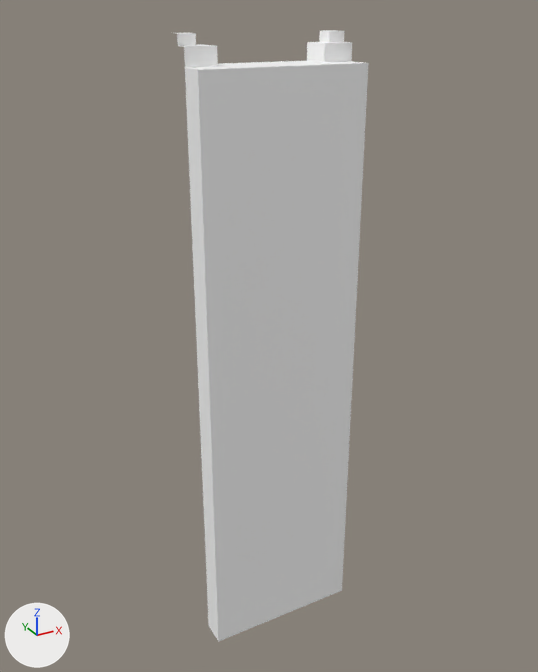
The glTF model assets/synty/simple_fantasy/models/SF_Bld_Elven_Stream_Fall_01.glb: old version first, new version second.
Rendered twice from a 50 mm lens placed at (-0.0609, -0.1148, 0.0089), pointed at (0.0006, -0.0031, -0.0469). The axes (+X, +Y, +Z) are drawn at lower left. The lights are the same throughout.

Objects in the first picture: 'SF_Env_Elven_Stream_Fall_01'.
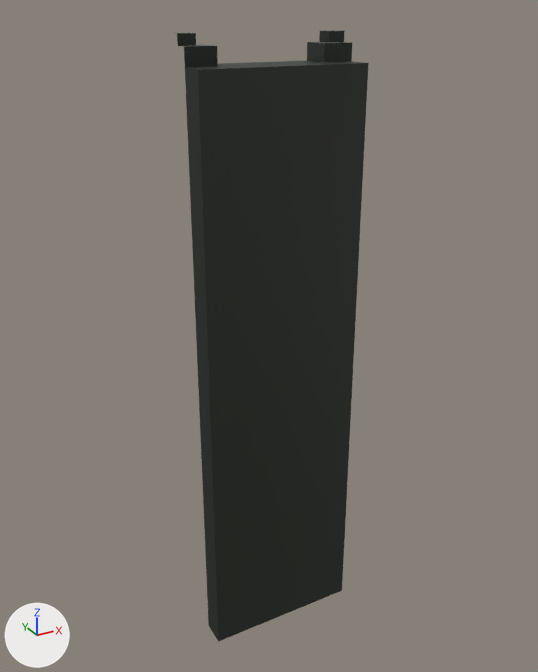
What differs and where, as boxes (x1, y1, x2, y2) in the pictures (538 x 672 px):
'SF_Env_Elven_Stream_Fall_01', surface changed (grey to black): (177, 30, 368, 642) in both

What changed in the scene script:
```text
Add img_undead_footman_01:
    img_undead_footman_01 = load_image('Undead_Footman_01', '_unpacked/Undead_Footman_01', 512, 512, 'sRGB')
Change mat_lambert1:
    remove mat_lambert1.base_color = (1.0, 1.0, 1.0)  # white #ffffff
    add mat_lambert1.texture = img_undead_footman_01
```
